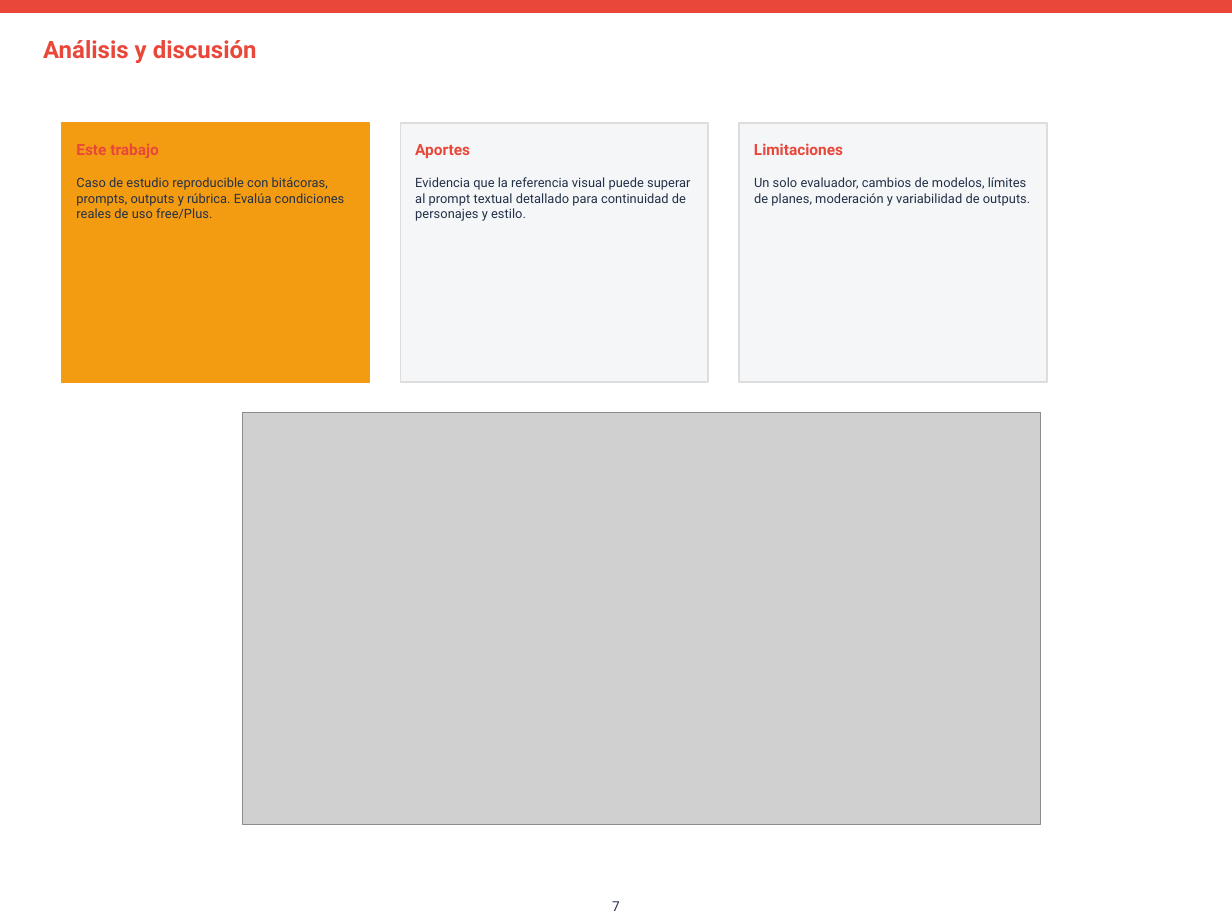
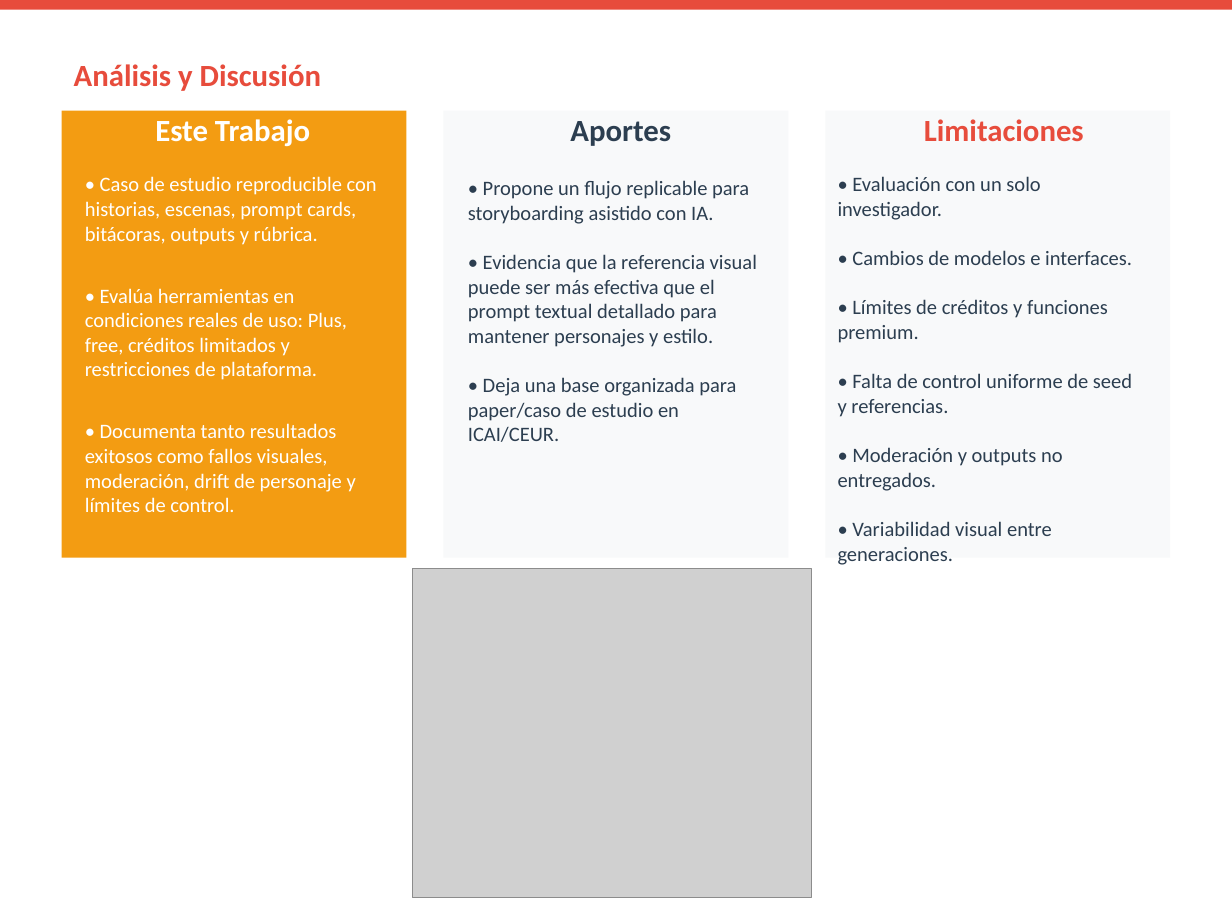
Before and after one commit to Julangar/multimedia-ia-storytelling-2026-1, a slide deck: slide 7 of docs/08_poster/Poster_GI-II_2026-1_Julian_Garcia.pptx. Drawn at 1232x924 pixels with LibreOffice and Linux fonts; fonts in the diff are those of the drawing; grey boxes stand for pictures. Boxes give left, top, right and bottom in pixels: in the first picture for what was removed or moved away, otherwise in the second. Text is boxed around its words. In the diff, an @@ line names an element or a change of style, - is before the commit and + after.

```diff
--- a/docs/08_poster/Poster_GI-II_2026-1_Julian_Garcia.pptx
+++ b/docs/08_poster/Poster_GI-II_2026-1_Julian_Garcia.pptx
@@ rectangle at (0,0,1232,10): fill #E9473A to #E74C3C; outline #E9473A 1 pt to none @@
@@ text at (74,64,321,91): text changed; size 14 to 18 pt; font Roboto to Calibri; text colour #E9473A to #E74C3C @@
-Análisis y discusión
+Análisis y Discusión
@@ rectangle: place and size @@
-rectangle at (62,123,370,382)
+rectangle at (62,111,407,558)
@@ rectangle at (62,111,407,558): outline #F39C12 1 pt to none @@
@@ text at (155,119,310,147): text changed; size 9 to 18 pt; font Roboto to Calibri; text colour #E9473A to #FFFFFF @@
-Este trabajo
+Este Trabajo
@@ rectangle added at (444,111,788,558), fill #F8F9FA @@
@@ text "Aportes": place and size @@
-text "Aportes" at (415,144,470,158)
+text "Aportes" at (570,121,671,146)
@@ text "Aportes" at (570,121,671,146): size 9 to 18 pt, font Roboto to Calibri, text colour #E9473A to #2C3E50; alignment left to centre @@
@@ rectangle added at (825,111,1170,558), fill #F8F9FA @@
@@ text "Limitaciones": place and size @@
-text "Limitaciones" at (754,143,843,155)
+text "Limitaciones" at (924,119,1084,142)
@@ text "Limitaciones" at (924,119,1084,142): size 9 to 18 pt, font Roboto to Calibri, text colour #E9473A to #E74C3C; alignment left to centre @@
@@ rectangle removed at (400,123,708,382) @@
@@ rectangle removed at (739,123,1047,382) @@
@@ text "• Caso de estudio reproducible ..." at (85,176,377,512): vertical alignment top to middle @@
@@ text at (85,176,377,512): text changed; size 7.5 to 12 pt; font Roboto to Calibri; text colour #243047 to #FFFFFF @@
-Caso de estudio reproducible con bitácoras, prompts, outputs y rúbrica. Evalúa condiciones reales de uso free/Plus.
+• Caso de estudio reproducible con historias, escenas, prompt cards, bitácoras, outputs y rúbrica.
+• Evalúa herramientas en condiciones reales de uso: Plus, free, créditos limitados y restricciones de plataforma.
+• Documenta tanto resultados exitosos como fallos visuales, moderación, drift de personaje y límites de control.
@@ text removed at (754,177,1030,206) @@
-Un solo evaluador, cambios de modelos, límites de planes, moderación y variabilidad de outputs.
@@ text added at (838,176,1132,565), 12 pt, text #2C3E50 @@
+• Evaluación con un solo investigador.
+• Cambios de modelos e interfaces.
+• Límites de créditos y funciones premium.
+• Falta de control uniforme de seed y referencias.
+• Moderación y outputs no entregados.
+• Variabilidad visual entre generaciones.
@@ text "• Propone un flujo replicable ..." at (468,180,757,442): vertical alignment top to middle @@
@@ text at (468,180,757,442): text changed; size 7.5 to 12 pt; font Roboto to Calibri; text colour #243047 to #2C3E50 @@
-Evidencia que la referencia visual puede superar al prompt textual detallado para continuidad de personajes y estilo.
+• Propone un flujo replicable para storyboarding asistido con IA.
+• Evidencia que la referencia visual puede ser más efectiva que el prompt textual detallado para mantener personajes y estilo.
+• Deja una base organizada para paper/caso de estudio en ICAI/CEUR.
@@ picture: place and size @@
-picture at (243,413,1041,825)
+picture at (413,569,812,898)
@@ text removed at (612,901,620,911) @@
-7
```
Also in this commit, not shown: 6 other slides changed, 2 slides added, 2 slides removed, 2 other files.
